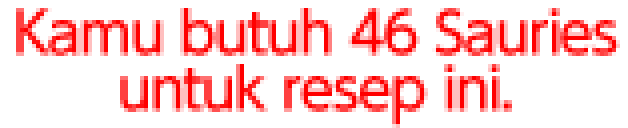
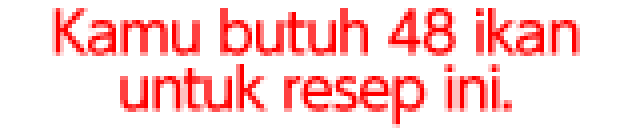
Comparing the layer stacks of the two 628 × 128 images. Changes:
renamed "Kamu butuh 46 Sauries untuk resep ini." to "Kamu butuh 48 ikan untuk resep ini.", moved it above "item_ilist_sanma_022", painted on it over (16, 8, 620, 56)
